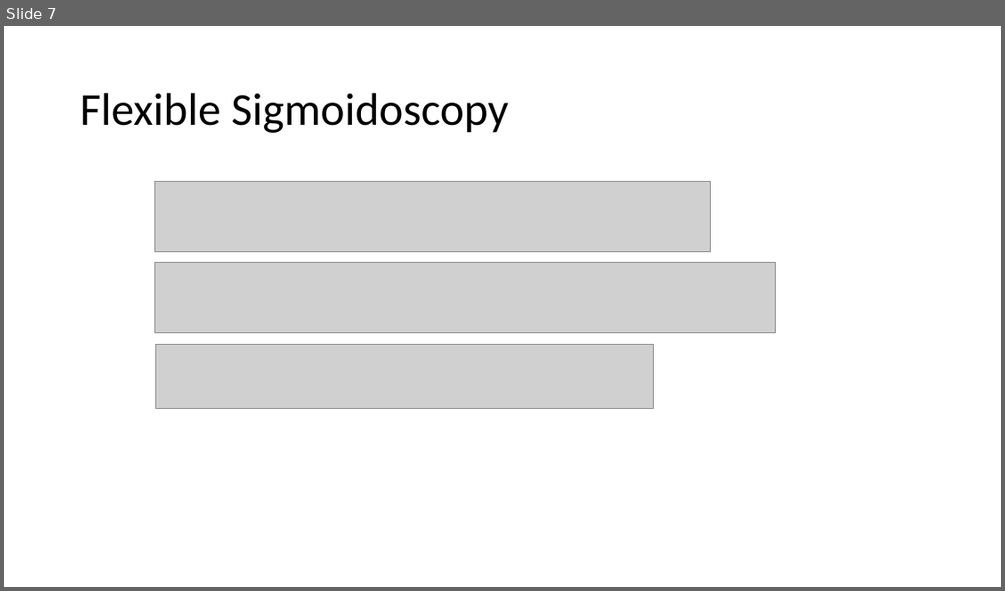
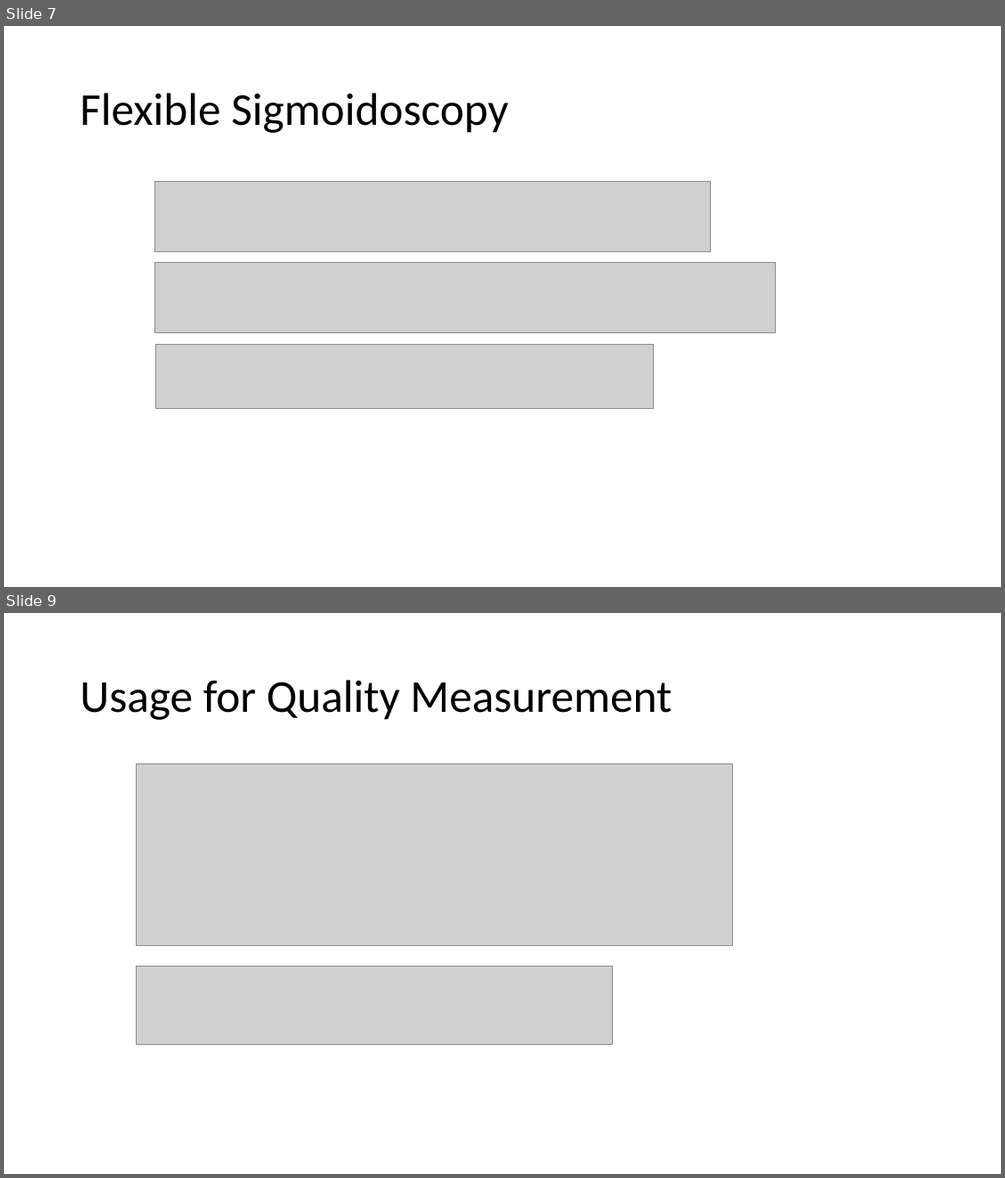
Before and after one commit to cqframework/CQL-Formatting-and-Usage-Wiki, a slide deck: Source/Cooking With CQL/69/ColorectalCancerScreeningExample.pptx. Shown one above the other, each under a label of ours: slide 7 before the commit, slides 7 and 9 after it; the slides between them are not shown. The pictures are 1005x591 and 1005x1178 pixels, drawn with LibreOffice and Linux fonts; fonts in the diff are those of the drawing; grey boxes stand for pictures. Boxes give left, top, right and bottom in pixels: in the first picture for what was removed or moved away, otherwise in the second. Text is boxed around its words. In the diff, an @@ line names an element or a change of style, - is before the commit and + after.

Commit message:
Updating slides

```diff
--- a/Source/Cooking With CQL/69/ColorectalCancerScreeningExample.pptx
+++ b/Source/Cooking With CQL/69/ColorectalCancerScreeningExample.pptx
@@ slide 9 added at (4, 613, 1001, 1174), background #FFFFFF @@
@@ title added at (80, 680, 672, 720), 44 pt, text #000000 @@
+Usage for Quality Measurement
@@ picture added at (137, 763, 733, 945) @@
@@ picture added at (137, 966, 612, 1046) @@
```
Also in this commit, not shown: 2 other slides added.
